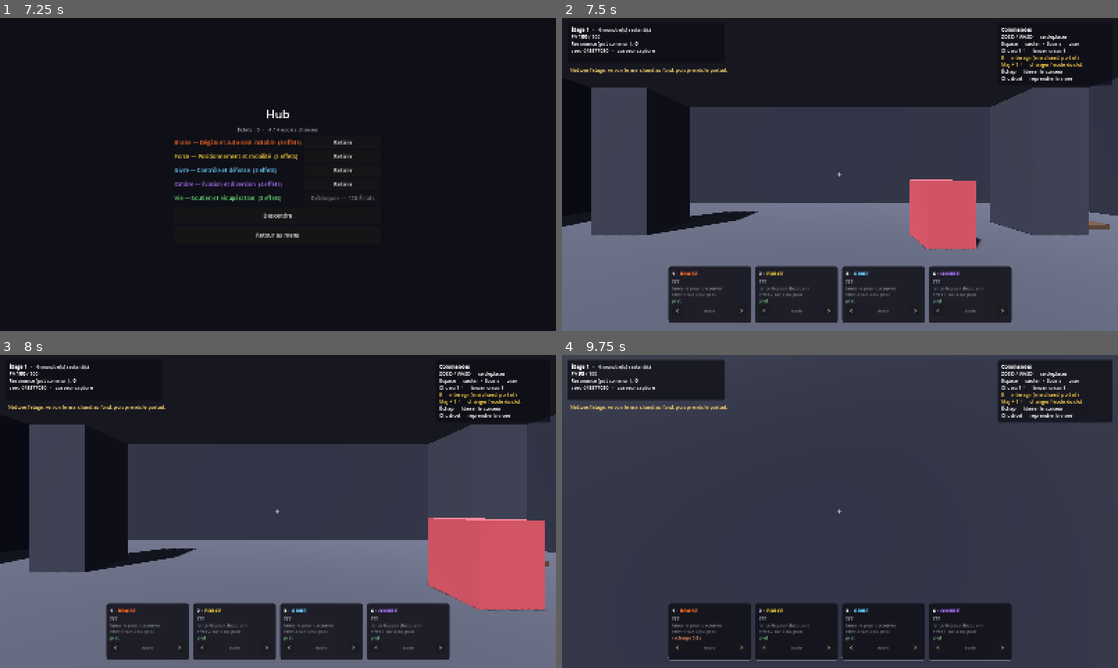
Above: before the commit, frames 1-4 (two rows, left to right).
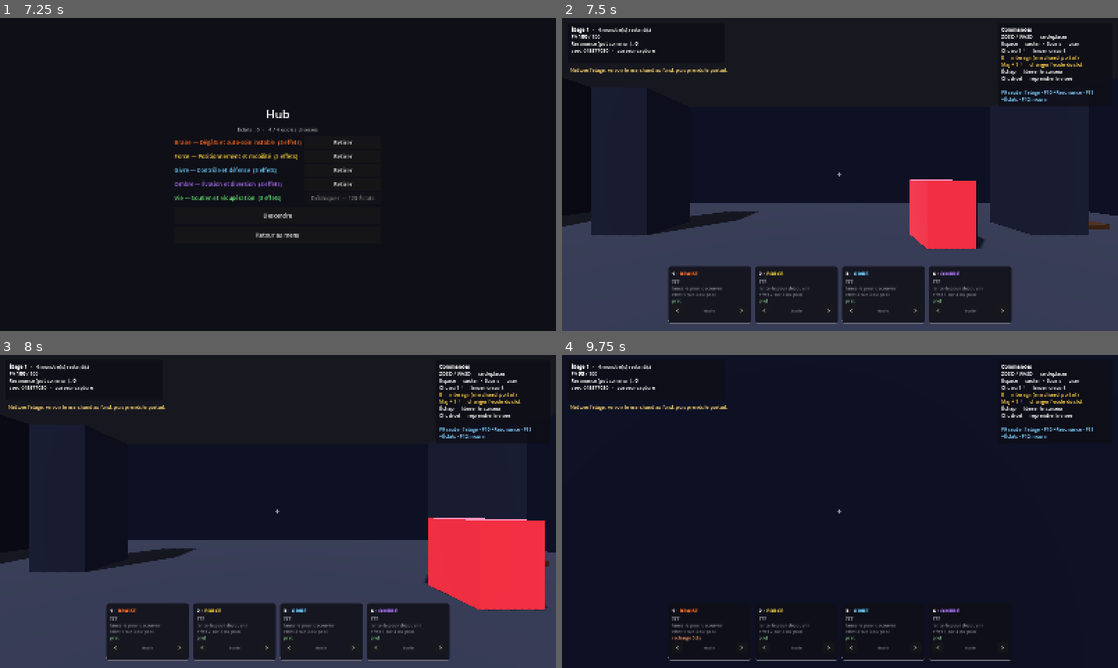
Above: after the commit, the same moments.

Repository: Treri-afk/depthcast
Game: Godot game, scene res://scenes/menu.tscn
Same seed, same stepped clock (60 frames per second), same inputs: the game is played once before the commit and once after it.
Inputs (mouse positions are in pixels of both pictures, inside the frame that each line leads up to):
- Up to frame 1 (7.25 s): click "Jouer en solo" at 0.5 s; click "Retirer" at 1.25 s; click "Choisir" at 2 s; click "Retirer" at 2.75 s; click "Choisir" at 3.5 s; click "Retirer" at 4.25 s; click "Choisir" at 5 s; click "Retirer" at 5.75 s; click "Choisir" at 6.5 s
- Up to frame 2 (7.5 s): click "Descendre" at 7.25 s
- Up to frame 3 (8 s): no input
- Up to frame 4 (9.75 s): move the mouse to (867, 511) at 8.02 s; hold W (deplacer_avant) from 8.03 s (still down); click (867, 511) at 8.1 s; tap Space (sauter) at 8.27, 8.3, 8.57, 8.85, 9.02, 9.32 s; move the mouse to (812, 511) at 8.77 s; click (812, 511) at 9.05 s; move the mouse to (851, 505) at 9.52 s; tap S (deplacer_arriere) at 9.6 s; click (851, 505) at 9.67 s

Frame 1 is identical in both runs. In frame 2, 57% of the frame differs, in the area x 0-100%, y 19-100%; in frame 3, 57%; in frame 4, 81%, in the area x 0-100%, y 0-100%.

Commit message:
fix: crash des socles libérés · feat: raccourcis de debug et trois shaders
Le crash venait d'un ordre de test inversé : socle_proche lisait
socle.achete AVANT is_instance_valid. À l'étage du boss, la géométrie
est libérée sans que installe() soit rappelé, donc la liste gardait des
références mortes. La validité se teste maintenant en premier, et
FloorDirector vide explicitement le marchand sur une arène. Trois
vérifications couvrent la régression.

Raccourcis de développement, actifs uniquement en build de debug : F9
saute l'étage, F10 donne de la Résonance, F11 des Éclats, F12 tue. Le
saut passe par la MÊME porte que le portail — reroll et régénération
compris — sinon on ne testerait pas la vraie boucle.

Trois shaders posent une première patte graphique.

Le cel-shading quantifie la lumière en bandes au lieu d'un dégradé : la
lecture devient dessinée plutôt que photographique. Un liseré détache
les silhouettes, indispensable dans un donjon gris où un monstre devant
un mur disparaît autrement.

Le contour par coque inversée donne le trait d'encre des références,
sans post-traitement plein écran. Son épaisseur est compensée par la
distance : un trait correct de près devient un pâté de loin sinon.

La dissolution remplace la disparition instantanée des monstres. Un
ennemi qui s'efface d'un coup laisse un doute — l'a-t-on tué, ou est-il
sorti du champ ? Le bruit est procédural, donc aucun asset à gérer tant
que la direction artistique n'est pas posée.

MaterialLibrary centralise tout : changer la patte se fait en un
endroit, pas dans dix bâtisseurs. Un rôle — décor, objet, créature,
interactif — décide de l'épaisseur du trait et de la vivacité du liseré,
pour qu'un mur n'attire pas l'oeil autant qu'un monstre.

Piège rencontré : le tokenizer GLSL refuse les accents dans les
identifiants. Les noms de uniformes sont passés en ASCII, les
commentaires restent en français.

42 vérifications, toutes vertes.

Co-Authored-By: Claude Opus 5 <noreply@anthropic.com>

Diff:
--- a/scripts/gameplay/actors/monster_avatar.gd
+++ b/scripts/gameplay/actors/monster_avatar.gd
@@ -26,16 +26,17 @@
 var _ralenti_restant: float = 0.0
 var _teinte_restante: float = 0.0
 var _telegraphe: float = 0.0
-var _materiau: StandardMaterial3D = null
+var _mesh: MeshInstance3D = null
+var _materiau: ShaderMaterial = null
 
 
 func _ready() -> void:
 	floor_snap_length = 0.5
 	floor_max_angle = deg_to_rad(50.0)
 
-	var mesh := get_node_or_null("Mesh") as MeshInstance3D
-	if mesh != null:
-		_materiau = mesh.get_surface_override_material(0) as StandardMaterial3D
+	_mesh = get_node_or_null("Mesh") as MeshInstance3D
+	if _mesh != null:
+		_materiau = _mesh.get_surface_override_material(0) as ShaderMaterial
 
 	_cerveau = _cree_cerveau()
 	_cerveau.veut_frapper.connect(_frappe)
@@ -105,10 +106,7 @@
 ## esquivable, elle est seulement subie.
 func _signale_attaque() -> void:
 	_telegraphe = 0.35
-	if _materiau != null:
-		_materiau.emission_enabled = true
-		_materiau.emission = Color(1.0, 0.85, 0.4)
-		_materiau.emission_energy_multiplier = 1.4
+	_teinte_shader(Color(1.0, 0.85, 0.4), 1.5)
 
 
 # ── Effets subis ──────────────────────────────────────────────────────────
@@ -122,10 +120,7 @@
 func ralentis(facteur: float, duree: float) -> void:
 	_facteur_vitesse = minf(_facteur_vitesse, facteur)
 	_ralenti_restant = maxf(_ralenti_restant, duree)
-	if _materiau != null:
-		_materiau.emission_enabled = true
-		_materiau.emission = Color(0.35, 0.7, 1.0)
-		_materiau.emission_energy_multiplier = 0.5
+	_teinte_shader(Color(0.35, 0.7, 1.0), 0.9)
 
 
 func encaisse_visuellement() -> void:
@@ -141,16 +136,45 @@
 	_ralenti_restant -= delta
 	if _ralenti_restant <= 0.0:
 		_facteur_vitesse = 1.0
-		if _materiau != null and _telegraphe <= 0.0:
-			_materiau.emission_enabled = false
+		if _telegraphe <= 0.0:
+			_teinte_shader(Color.BLACK, 0.0)
 
 
 func _maj_teinte(delta: float) -> void:
-	if _materiau != null and _telegraphe <= 0.0 and _ralenti_restant <= 0.0 \
-			and _teinte_restante <= 0.0 and _materiau.emission_enabled:
-		_materiau.emission_enabled = false
 	if _teinte_restante <= 0.0:
 		return
 	_teinte_restante = maxf(0.0, _teinte_restante - delta * 4.0)
 	if _materiau != null:
-		_materiau.albedo_color = stats.couleur.lerp(Color.WHITE, _teinte_restante)
+		_materiau.set_shader_parameter("albedo",
+			stats.couleur.lerp(Color.WHITE, _teinte_restante))
+
+
+func _teinte_shader(couleur: Color, force: float) -> void:
+	if _materiau == null:
+		return
+	_materiau.set_shader_parameter("couleur_lisere", couleur)
+	_materiau.set_shader_parameter("force_lisere", maxf(force, 0.55))
+
+
+## Désagrégation à la mort. Un ennemi qui disparaît d'un coup laisse un doute —
+## l'a-t-on tué, ou est-il sorti du champ ? La dissolution répond sans texte.
+##
+## L'avatar se détache de la scène de jeu le temps de l'effet : il ne doit plus
+## ni bouger, ni bloquer, ni être ciblé.
+func meurt_en_se_dissolvant() -> void:
+	set_physics_process(false)
+	for enfant: Node in get_children():
+		if enfant is CollisionShape3D:
+			(enfant as CollisionShape3D).disabled = true
+
+	if _mesh == null:
+		queue_free()
+		return
+
+	var mat := MaterialLibrary.dissolution(stats.couleur, Color(1.0, 0.7, 0.3))
+	_mesh.set_surface_override_material(0, mat)
+
+	var tween := create_tween()
+	tween.tween_method(func(v: float) -> void:
+		mat.set_shader_parameter("progression", v), 0.0, 1.0, 0.55)
+	tween.tween_callback(queue_free)
--- a/scripts/gameplay/combat/monster_spawner.gd
+++ b/scripts/gameplay/combat/monster_spawner.gd
@@ -98,9 +98,8 @@
 	var mesh := BoxMesh.new()
 	mesh.size = stats.taille
 	visuel.mesh = mesh
-	var mat := StandardMaterial3D.new()
-	mat.albedo_color = stats.couleur
-	visuel.set_surface_override_material(0, mat)
+	visuel.set_surface_override_material(0,
+		MaterialLibrary.toon(stats.couleur, MaterialLibrary.Role.CREATURE))
 	avatar.add_child(visuel)
 
 	# Le volant démarre déjà en l'air, sinon on le voit décoller bêtement.
--- a/scripts/gameplay/dungeon/floor_builder.gd
+++ b/scripts/gameplay/dungeon/floor_builder.gd
@@ -100,9 +100,7 @@
 	var mesh := BoxMesh.new()
 	mesh.size = taille
 	visuel.mesh = mesh
-	var mat := StandardMaterial3D.new()
-	mat.albedo_color = couleur
-	visuel.material_override = mat
+	visuel.material_override = MaterialLibrary.toon(couleur, MaterialLibrary.Role.DECOR)
 	corps.add_child(visuel)
 
 	_parent.add_child(corps)
--- a/scripts/gameplay/dungeon/floor_director.gd
+++ b/scripts/gameplay/dungeon/floor_director.gd
@@ -51,7 +51,9 @@
 	_builder.batit(plan)
 	for salle: FloorPlan.Salle in plan.salles:
 		_furnisher.meuble(salle, rng)
-	if not boss:
+	if boss:
+		_marchand.vide()
+	else:
 		_marchand.installe(plan.salle_du_marchand())
 
 	if boss:
--- a/scripts/gameplay/dungeon/merchant_room.gd
+++ b/scripts/gameplay/dungeon/merchant_room.gd
@@ -25,8 +25,15 @@
 	_fx = fx
 
 
+## Oublie l'étage précédent. Indispensable quand aucun marchand n'est installé
+## — une arène de boss — sinon les références des socles libérés survivent.
+func vide() -> void:
+	socles.clear()
+	portail = null
+
+
 func installe(salle: FloorPlan.Salle) -> void:
-	socles.clear()
+	vide()
 	var centre: Vector3 = salle.centre
 	var cote: float = salle.cote
 
@@ -70,7 +77,10 @@
 	var meilleure: float = portee
 	var trouve: ShopPedestal = null
 	for socle: ShopPedestal in socles:
-		if socle.achete or not is_instance_valid(socle):
+		# La validité se teste AVANT toute lecture de propriété : à l'étage du
+		# boss la géométrie est libérée sans que installe() soit rappelé, donc
+		# la liste peut contenir des références mortes.
+		if not is_instance_valid(socle) or socle.achete:
 			continue
 		var d: float = depuis.distance_to(socle.global_position)
 		if d < meilleure:
--- a/scripts/gameplay/dungeon/portal.gd
+++ b/scripts/gameplay/dungeon/portal.gd
@@ -16,12 +16,7 @@
 	anneau.rotation_degrees = Vector3(90, 0, 0)
 	anneau.position = Vector3(0, 2.0, 0)
 
-	var mat := StandardMaterial3D.new()
-	mat.albedo_color = Color(0.55, 0.75, 1.0)
-	mat.emission_enabled = true
-	mat.emission = Color(0.45, 0.7, 1.0)
-	mat.emission_energy_multiplier = 1.6
-	anneau.material_override = mat
+	anneau.material_override = MaterialLibrary.lumineux(Color(0.5, 0.72, 1.0), 2.0)
 	portail.add_child(anneau)
 	return portail
 
--- a/scripts/gameplay/dungeon/room_furnisher.gd
+++ b/scripts/gameplay/dungeon/room_furnisher.gd
@@ -108,9 +108,7 @@
 		mesh.size = taille
 		visuel.mesh = mesh
 
-	var mat := StandardMaterial3D.new()
-	mat.albedo_color = couleur
-	visuel.material_override = mat
+	visuel.material_override = MaterialLibrary.toon(couleur, MaterialLibrary.Role.OBJET)
 	corps.add_child(forme)
 	corps.add_child(visuel)
 	_parent.add_child(corps)
--- a/scripts/gameplay/dungeon/shop_pedestal.gd
+++ b/scripts/gameplay/dungeon/shop_pedestal.gd
@@ -29,9 +29,8 @@
 	mesh.height = 0.9
 	pied.mesh = mesh
 	pied.position = Vector3(0, 0.45, 0)
-	var mat := StandardMaterial3D.new()
-	mat.albedo_color = Color(0.34, 0.34, 0.42)
-	pied.material_override = mat
+	pied.material_override = MaterialLibrary.toon(Color(0.34, 0.34, 0.42),
+		MaterialLibrary.Role.INTERACTIF)
 	socle.add_child(pied)
 
 	var objet := fx.sphere_lumineuse(0.32, couleur)
--- a/scripts/gameplay/fx/fx_library.gd
+++ b/scripts/gameplay/fx/fx_library.gd
@@ -19,7 +19,7 @@
 	mesh.radius = rayon
 	mesh.height = rayon * 2.0
 	visuel.mesh = mesh
-	visuel.material_override = _materiau_emissif(couleur, false)
+	visuel.material_override = MaterialLibrary.lumineux(couleur)
 	return visuel
 
 
--- /dev/null
+++ b/scripts/gameplay/fx/material_library.gd
@@ -0,0 +1,89 @@
+class_name MaterialLibrary
+extends RefCounted
+## Fabrique les matériaux du jeu à partir des shaders de shaders/.
+##
+## Tout passe par ici pour une raison simple : la patte graphique doit pouvoir
+## changer en un endroit. Si chaque bâtisseur créait son StandardMaterial3D,
+## essayer un autre rendu demanderait de repasser sur dix fichiers.
+##
+## Les paramètres sont volontairement peu nombreux — une couleur, un rôle. Le
+## reste est décidé ici pour rester cohérent d'un objet à l'autre.
+
+const TOON := preload("res://shaders/toon.gdshader")
+const CONTOUR := preload("res://shaders/contour.gdshader")
+const DISSOLUTION := preload("res://shaders/dissolution.gdshader")
+
+## Rôle d'une surface. Il décide de l'épaisseur du trait et de la vivacité du
+## liseré : un mur ne doit pas attirer l'oeil autant qu'un monstre.
+enum Role { DECOR, OBJET, CREATURE, INTERACTIF }
+
+const _REGLAGES: Dictionary = {
+	Role.DECOR:      {"contour": 0.0,   "lisere": 0.10, "bandes": 3},
+	Role.OBJET:      {"contour": 0.018, "lisere": 0.22, "bandes": 3},
+	Role.CREATURE:   {"contour": 0.030, "lisere": 0.55, "bandes": 4},
+	Role.INTERACTIF: {"contour": 0.026, "lisere": 0.85, "bandes": 4},
+}
+
+
+## Matériau cel-shadé, avec contour selon le rôle.
+static func toon(couleur: Color, role: Role = Role.DECOR) -> ShaderMaterial:
+	var reglages: Dictionary = _REGLAGES[role]
+
+	var mat := ShaderMaterial.new()
+	mat.shader = TOON
+	mat.set_shader_parameter("albedo", couleur)
+	mat.set_shader_parameter("bandes", int(reglages["bandes"]))
+	mat.set_shader_parameter("durete", 0.55)
+	mat.set_shader_parameter("teinte_ombre", Color(0.16, 0.17, 0.26))
+	mat.set_shader_parameter("force_lisere", float(reglages["lisere"]))
+	mat.set_shader_parameter("couleur_lisere", _lisere(couleur, role))
+	mat.set_shader_parameter("finesse_lisere", 3.2)
+
+	var epaisseur: float = float(reglages["contour"])
+	if epaisseur > 0.0:
+		mat.next_pass = contour(epaisseur)
+	return mat
+
+
+## Trait d'encre autour d'une silhouette.
+static func contour(epaisseur: float = 0.025,
+		couleur := Color(0.05, 0.05, 0.08)) -> ShaderMaterial:
+	var mat := ShaderMaterial.new()
+	mat.shader = CONTOUR
+	mat.set_shader_parameter("couleur", couleur)
+	mat.set_shader_parameter("epaisseur", epaisseur)
+	mat.set_shader_parameter("epaisseur_constante", true)
+	return mat
+
+
+## Matériau de désagrégation, piloté par `progression` de 0 à 1.
+static func dissolution(couleur: Color, bord: Color) -> ShaderMaterial:
+	var mat := ShaderMaterial.new()
+	mat.shader = DISSOLUTION
+	mat.set_shader_parameter("albedo", couleur)
+	mat.set_shader_parameter("couleur_bord", bord)
+	mat.set_shader_parameter("progression", 0.0)
+	mat.set_shader_parameter("largeur_bord", 0.08)
+	mat.set_shader_parameter("echelle_bruit", 12.0)
+	return mat
+
+
+## Surface qui s'éclaire d'elle-même : projectiles, portail, socles.
+static func lumineux(couleur: Color, force: float = 1.4) -> ShaderMaterial:
+	var mat := ShaderMaterial.new()
+	mat.shader = TOON
+	mat.set_shader_parameter("albedo", couleur)
+	mat.set_shader_parameter("bandes", 2)
+	mat.set_shader_parameter("durete", 0.2)
+	mat.set_shader_parameter("emission_force", force)
+	mat.set_shader_parameter("force_lisere", 0.9)
+	mat.set_shader_parameter("couleur_lisere", couleur.lightened(0.4))
+	return mat
+
+
+## Le liseré emprunte à la couleur de l'objet pour le décor, et tire vers le
+## froid sur les créatures : elles se détachent ainsi même sur un mur clair.
+static func _lisere(couleur: Color, role: Role) -> Color:
+	if role == Role.CREATURE:
+		return Color(0.6, 0.78, 1.0)
+	return couleur.lightened(0.55)
--- a/scripts/gameplay/game_root.gd
+++ b/scripts/gameplay/game_root.gd
@@ -23,6 +23,7 @@
 
 var _socle_vise: ShopPedestal = null
 var _portail_a_portee: bool = false
+var _debug := DebugCommands.new()
 
 
 func _ready() -> void:
@@ -38,6 +39,7 @@
 	GameState.set_player_schools(0, _definitions_choisies())
 	_contexte.objets = _etage.genere()
 	_hud.journalise("Nettoie l'étage, va voir le marchand au fond, puis prends le portail.")
+	_hud.aide_debug(_debug.aide())
 
 
 func _physics_process(delta: float) -> void:
@@ -57,6 +59,9 @@
 
 func _unhandled_input(event: InputEvent) -> void:
 	var touche := event as InputEventKey
+	if _debug.traite(touche):
+		get_viewport().set_input_as_handled()
+		return
 	if touche == null or not touche.pressed or touche.echo or not touche.shift_pressed:
 		return
 	var index: int = InputActions.TOUCHES_SLOTS.find(touche.physical_keycode)
@@ -169,6 +174,13 @@
 	_marchand.achat_effectue.connect(_hud.journalise)
 	_spawner.monstre_veut_tirer.connect(_sur_tir_monstre)
 	_etage.boss_invoque.connect(_sur_boss_invoque)
+	# Sauter un étage passe par la même porte que le portail : le reroll et la
+	# régénération doivent se produire exactement comme en jeu normal, sinon on
+	# ne teste pas la vraie boucle.
+	_debug.saut_d_etage_demande.connect(func() -> void:
+		if GameState.is_in_run():
+			_descend_d_un_etage())
+	_debug.message.connect(_hud.journalise)
 
 	EventBus.monster_damaged.connect(_sur_degat_monstre)
 	EventBus.monster_died.connect(_sur_mort_monstre)
@@ -203,12 +215,16 @@
 		if not _etage.peut_descendre():
 			_hud.journalise("Le portail reste scellé tant que l'étage n'est pas nettoyé.")
 			return
-		_contexte.objets = _etage.descend()
-		_hud.journalise("Étage %d. Tes sorts non scellés ont muté." %
-			(GameState.run.floor_index + 1))
+		_descend_d_un_etage()
 		return
 	if _socle_vise != null:
 		_marchand.achete(_socle_vise)
+
+
+func _descend_d_un_etage() -> void:
+	_contexte.objets = _etage.descend()
+	_hud.journalise("Étage %d. Tes sorts non scellés ont muté." %
+		(GameState.run.floor_index + 1))
 
 
 # ── Relais ────────────────────────────────────────────────────────────────
@@ -245,7 +261,9 @@
 	var avatar: MonsterAvatar = _spawner.avatars.get(monster_id)
 	var etait_le_boss: bool = avatar is BossAvatar
 	if is_instance_valid(avatar):
-		avatar.queue_free()
+		avatar.meurt_en_se_dissolvant()
+	# Retiré du registre immédiatement : la dissolution est un effet visuel,
+	# le monstre ne doit plus compter comme vivant pendant qu'elle joue.
 	_spawner.avatars.erase(monster_id)
 
 	if etait_le_boss:
--- /dev/null
+++ b/scripts/gameplay/input/debug_commands.gd
@@ -0,0 +1,54 @@
+class_name DebugCommands
+extends RefCounted
+## Raccourcis de développement. Actifs uniquement en build de debug : un joueur
+## ne doit jamais pouvoir sauter un étage ou s'offrir des Éclats.
+##
+## Ils existent pour une raison précise — tester la boucle complète, notamment
+## l'achat d'écoles au hub, sans devoir nettoyer chaque étage à la main.
+
+const SAUTER_ETAGE := KEY_F9
+const DONNER_RESONANCE := KEY_F10
+const DONNER_ECLATS := KEY_F11
+const TUER_LE_JOUEUR := KEY_F12
+
+const RESONANCE_DONNEE: int = 150
+const ECLATS_DONNES: int = 300
+
+signal saut_d_etage_demande()
+signal message(texte: String)
+
+
+func actif() -> bool:
+	return OS.is_debug_build()
+
+
+## Retourne true si la touche a été consommée.
+func traite(touche: InputEventKey) -> bool:
+	if not actif() or touche == null or not touche.pressed or touche.echo:
+		return false
+
+	match touche.physical_keycode:
+		SAUTER_ETAGE:
+			saut_d_etage_demande.emit()
+			return true
+		DONNER_RESONANCE:
+			GameState.add_resonance(RESONANCE_DONNEE)
+			message.emit("[debug] +%d Résonance" % RESONANCE_DONNEE)
+			return true
+		DONNER_ECLATS:
+			Meta.gagne_eclats(ECLATS_DONNES)
+			message.emit("[debug] +%d Éclats — total %d" % [ECLATS_DONNES, Meta.eclats])
+			return true
+		TUER_LE_JOUEUR:
+			if GameState.is_in_run():
+				GameState.run.players[0].hp = 0
+				message.emit("[debug] mort forcée")
+			return true
+	return false
+
+
+func aide() -> String:
+	if not actif():
+		return ""
+	return ("[color=#7fd0ff]F9 sauter l'étage · F10 +Résonance · "
+		+ "F11 +Éclats · F12 mourir[/color]")
--- a/scripts/gameplay/ui/game_hud.gd
+++ b/scripts/gameplay/ui/game_hud.gd
@@ -90,6 +90,13 @@
 	return label
 
 
+## Ligne de raccourcis de développement, vide en build de release.
+func aide_debug(texte: String) -> void:
+	if texte.is_empty():
+		return
+	_aide.texte.text += "\n\n" + texte
+
+
 func journalise(texte: String) -> void:
 	_journal.text = texte
 
--- a/scripts/tests/meta_tests.gd
+++ b/scripts/tests/meta_tests.gd
@@ -11,6 +11,7 @@
 	_check_meta()
 	_check_boss()
 	_check_etages()
+	_check_socles_liberes()
 
 
 func _check_meta() -> void:
@@ -88,3 +89,19 @@
 	verifie("l'arène de boss est une salle unique", arene.est_une_arene())
 	verifie("l'arène n'a ni couloir ni marchand",
 		arene.couloirs.is_empty() and not arene.salles[0].marchand)
+
+
+## Régression : à l'étage du boss aucun marchand n'est installé, et la liste de
+## socles gardait des références libérées — un accès à `achete` plantait.
+func _check_socles_liberes() -> void:
+	var tuning: Tuning = Content.tuning
+	var faux_parent := Node3D.new()
+	var marchand := MerchantRoom.new(faux_parent, tuning, FxLibrary.new(faux_parent))
+	marchand.vide()
+	verifie("un marchand vidé n'a plus de socle ni de portail",
+		marchand.socles.is_empty() and marchand.portail == null)
+	verifie("chercher un socle sur un marchand vide ne plante pas",
+		marchand.socle_proche(Vector3.ZERO, 5.0) == null)
+	verifie("la distance au portail absent est infinie",
+		marchand.distance_au_portail(Vector3.ZERO) == INF)
+	faux_parent.free()
--- /dev/null
+++ b/shaders/contour.gdshader
@@ -0,0 +1,30 @@
+shader_type spatial;
+render_mode cull_front, unshaded, shadows_disabled, depth_draw_opaque;
+
+// Contour par coque inversée : on dilate le maillage le long de ses normales
+// et on ne rend que les faces arrière. Le résultat est un trait d'encre autour
+// de la silhouette, sans post-traitement plein écran.
+//
+// C'est ce qui rapproche le rendu 3D des références d'illustration encrée.
+// L'épaisseur est compensée par la distance : sans ça, un trait correct de près
+// devient un pâté de loin.
+
+uniform vec4 couleur : source_color = vec4(0.05, 0.05, 0.08, 1.0);
+uniform float epaisseur : hint_range(0.0, 0.2) = 0.025;
+uniform bool epaisseur_constante = true;
+
+
+void vertex() {
+	float echelle = epaisseur;
+	if (epaisseur_constante) {
+		// Distance à la caméra, en espace vue.
+		float distance = -(MODELVIEW_MATRIX * vec4(VERTEX, 1.0)).z;
+		echelle = epaisseur * clamp(distance * 0.12, 0.35, 3.0);
+	}
+	VERTEX += normalize(NORMAL) * echelle;
+}
+
+
+void fragment() {
+	ALBEDO = couleur.rgb;
+}
--- /dev/null
+++ b/shaders/dissolution.gdshader
@@ -0,0 +1,58 @@
+shader_type spatial;
+render_mode cull_back, diffuse_lambert, specular_disabled;
+
+// Dissolution : le maillage se désagrège selon un bruit, avec un bord
+// incandescent qui avance.
+//
+// Sert aux morts de monstres. Un ennemi qui disparaît d'un coup laisse un doute
+// — l'a-t-on tué, ou est-il sorti du champ ? Une dissolution répond sans texte.
+//
+// Le bruit est procédural : pas de texture à charger, donc rien à gérer côté
+// assets tant que la direction artistique n'est pas posée.
+
+uniform vec4 albedo : source_color = vec4(0.75, 0.3, 0.35, 1.0);
+uniform float progression : hint_range(0.0, 1.0) = 0.0;
+uniform vec4 couleur_bord : source_color = vec4(1.0, 0.65, 0.25, 1.0);
+uniform float largeur_bord : hint_range(0.0, 0.3) = 0.08;
+uniform float echelle_bruit : hint_range(1.0, 40.0) = 12.0;
+
+
+float hash(vec3 p) {
+	p = fract(p * 0.3183099 + vec3(0.1, 0.2, 0.3));
+	p *= 17.0;
+	return fract(p.x * p.y * p.z * (p.x + p.y + p.z));
+}
+
+
+// Bruit de valeur trilinéaire : suffisant pour une désagrégation, et bien
+// moins coûteux qu'un Perlin complet.
+float bruit(vec3 p) {
+	vec3 i = floor(p);
+	vec3 f = fract(p);
+	f = f * f * (3.0 - 2.0 * f);
+	float n000 = hash(i);
+	float n100 = hash(i + vec3(1.0, 0.0, 0.0));
+	float n010 = hash(i + vec3(0.0, 1.0, 0.0));
+	float n110 = hash(i + vec3(1.0, 1.0, 0.0));
+	float n001 = hash(i + vec3(0.0, 0.0, 1.0));
+	float n101 = hash(i + vec3(1.0, 0.0, 1.0));
+	float n011 = hash(i + vec3(0.0, 1.0, 1.0));
+	float n111 = hash(i + vec3(1.0, 1.0, 1.0));
+	return mix(
+		mix(mix(n000, n100, f.x), mix(n010, n110, f.x), f.y),
+		mix(mix(n001, n101, f.x), mix(n011, n111, f.x), f.y), f.z);
+}
+
+
+void fragment() {
+	float n = bruit(VERTEX * echelle_bruit);
+
+	if (n < progression) {
+		discard;
+	}
+
+	ALBEDO = albedo.rgb;
+	// Le bord incandescent suit le front de dissolution.
+	float proximite = smoothstep(progression + largeur_bord, progression, n);
+	EMISSION = couleur_bord.rgb * proximite * 3.0;
+}
--- /dev/null
+++ b/shaders/toon.gdshader
@@ -0,0 +1,46 @@
+shader_type spatial;
+render_mode cull_back, diffuse_lambert, specular_disabled;
+
+// Éclairage cel : la lumière est quantifiée en quelques bandes au lieu d'un
+// dégradé continu. C'est ce qui donne la lecture « dessinée » plutôt que
+// photographique, et c'est le choix qui porte le plus l'identité low-poly.
+//
+// Un liseré lumineux détache les silhouettes du fond — indispensable dans un
+// donjon sombre où tout est gris : sans lui, un monstre devant un mur disparaît.
+
+uniform vec4 albedo : source_color = vec4(0.8, 0.8, 0.85, 1.0);
+uniform int bandes : hint_range(2, 6) = 3;
+// Plus c'est haut, plus la zone d'ombre est franche.
+uniform float durete : hint_range(0.0, 1.0) = 0.55;
+uniform vec4 teinte_ombre : source_color = vec4(0.16, 0.17, 0.26, 1.0);
+
+uniform vec4 couleur_lisere : source_color = vec4(0.55, 0.7, 1.0, 1.0);
+uniform float force_lisere : hint_range(0.0, 2.0) = 0.55;
+uniform float finesse_lisere : hint_range(0.5, 8.0) = 3.2;
+
+uniform float emission_force : hint_range(0.0, 4.0) = 0.0;
+
+
+void fragment() {
+	ALBEDO = albedo.rgb;
+	EMISSION = albedo.rgb * emission_force;
+
+	// Liseré : d'autant plus vif que la surface fuit la caméra.
+	float bord = 1.0 - clamp(dot(NORMAL, VIEW), 0.0, 1.0);
+	EMISSION += couleur_lisere.rgb * pow(bord, finesse_lisere) * force_lisere;
+}
+
+
+void light() {
+	float intensite = clamp(dot(NORMAL, LIGHT), 0.0, 1.0);
+
+	// Quantification. Le mélange avec la valeur continue permet d'adoucir
+	// l'effet sans perdre les bandes : à 1.0 c'est franchement cartoon.
+	float paliers = float(bandes);
+	float quantifie = floor(intensite * paliers) / max(paliers - 1.0, 1.0);
+	float finale = mix(intensite, clamp(quantifie, 0.0, 1.0), durete);
+
+	vec3 eclairee = LIGHT_COLOR * ATTENUATION * finale;
+	vec3 ombre = teinte_ombre.rgb * (1.0 - finale);
+	DIFFUSE_LIGHT += (eclairee + ombre) * ALBEDO;
+}
Not shown, added: scripts/gameplay/fx/material_library.gd.uid
Not shown, added: scripts/gameplay/input/debug_commands.gd.uid
Not shown, added: shaders/contour.gdshader.uid
Not shown, added: shaders/dissolution.gdshader.uid
Not shown, added: shaders/toon.gdshader.uid
